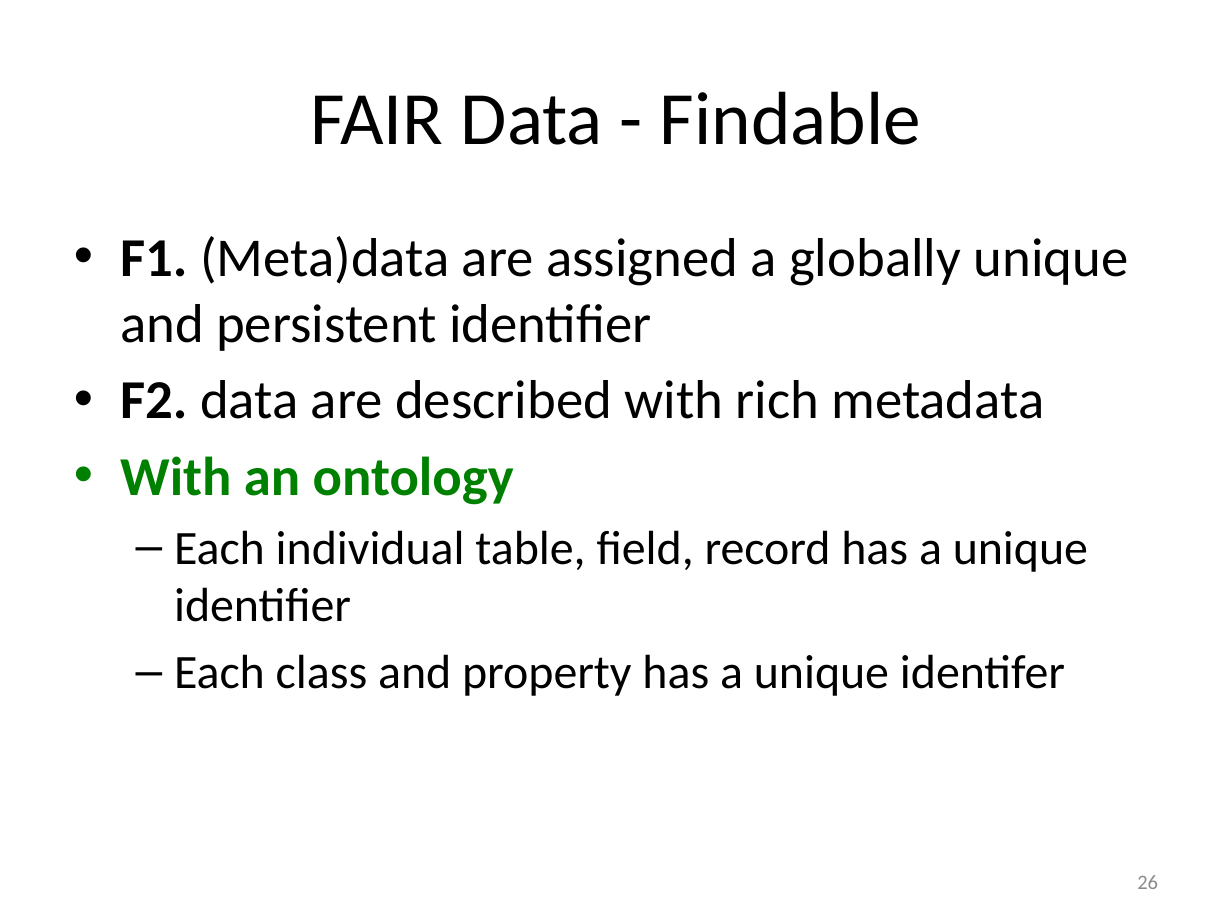
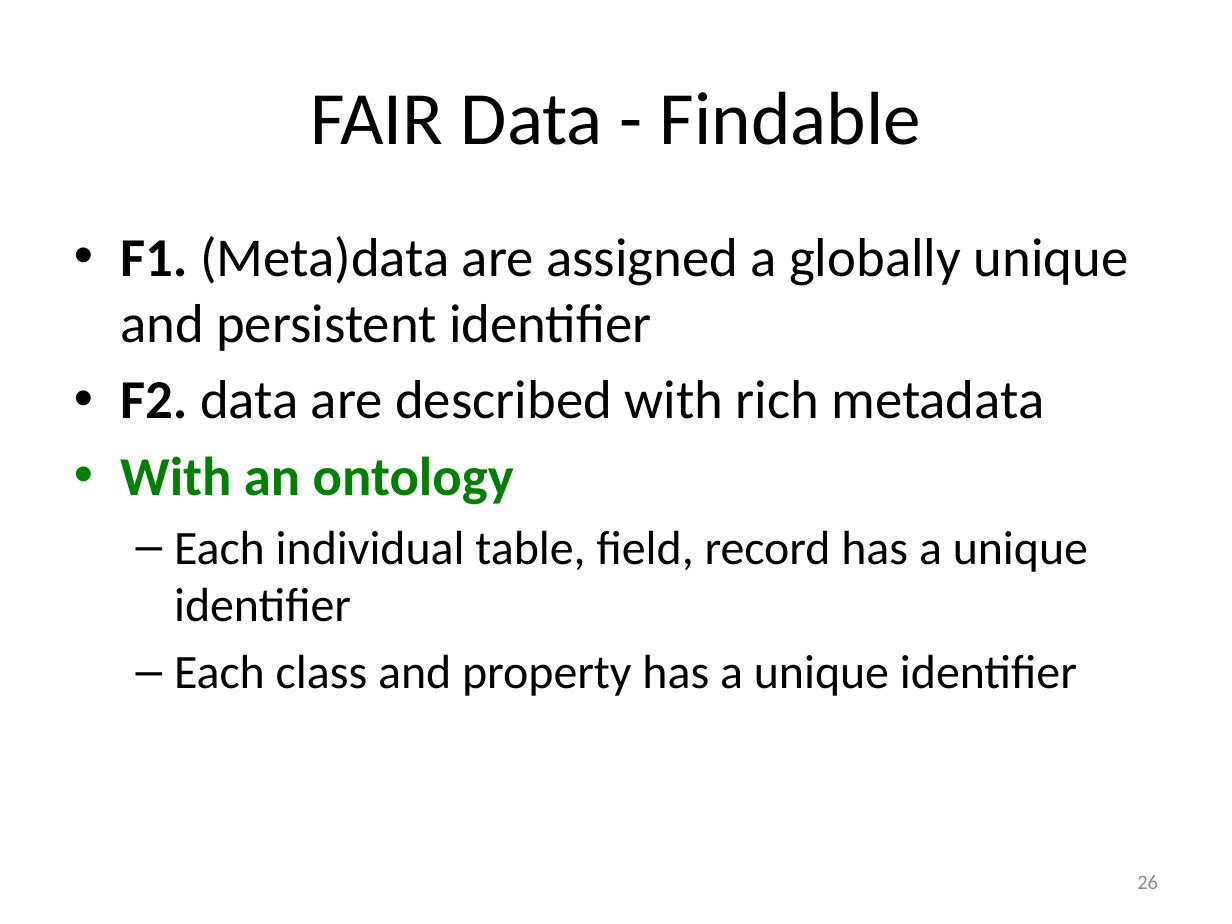
Before and after one commit to wdduncan/simple_dental_data_translation_demo, a slide deck: slide 26 of presentation/Using Ontology to Represent Data.pptx. Drawn at 1232x924 pixels with LibreOffice and Linux fonts; fonts in the diff are those of the drawing. Boxes give left, top, right and bottom in pixels: in the first picture for what was removed or moved away, otherwise in the second. Text is boxed around its words. In the diff, an @@ line names an element or a change of style, - is before the commit and + after.

Commit message:
some update to slide happened?

```diff
--- a/presentation/Using Ontology to Represent Data.pptx
+++ b/presentation/Using Ontology to Represent Data.pptx
@@ text at [174, 654, 1077, 696]: text changed @@
-  – Each class and property has a unique identifer
+  – Each class and property has a unique identifier
```
